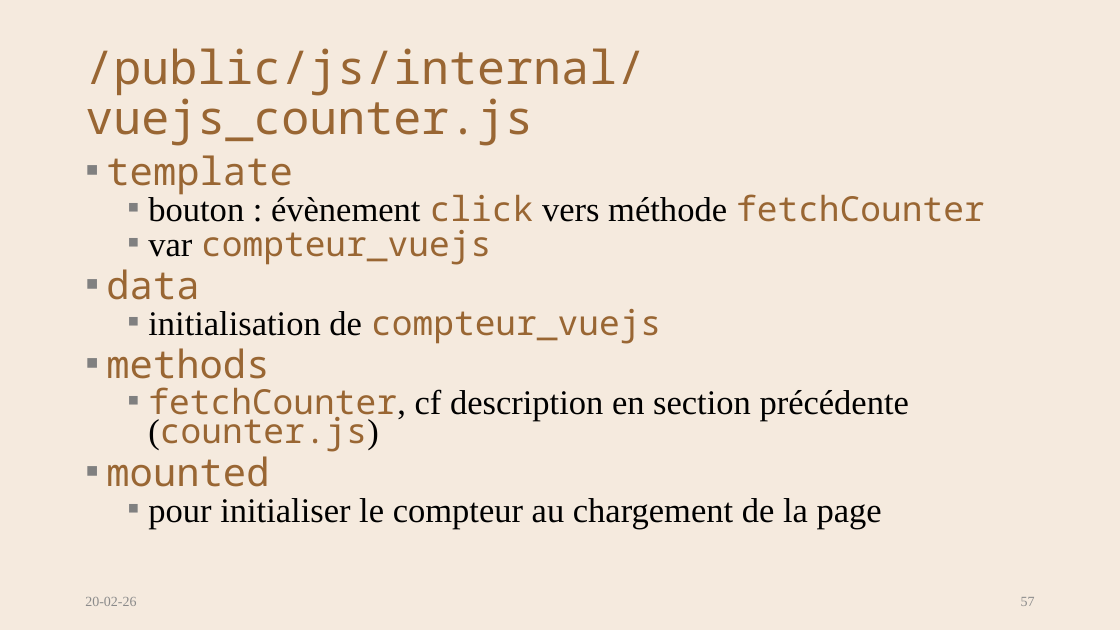
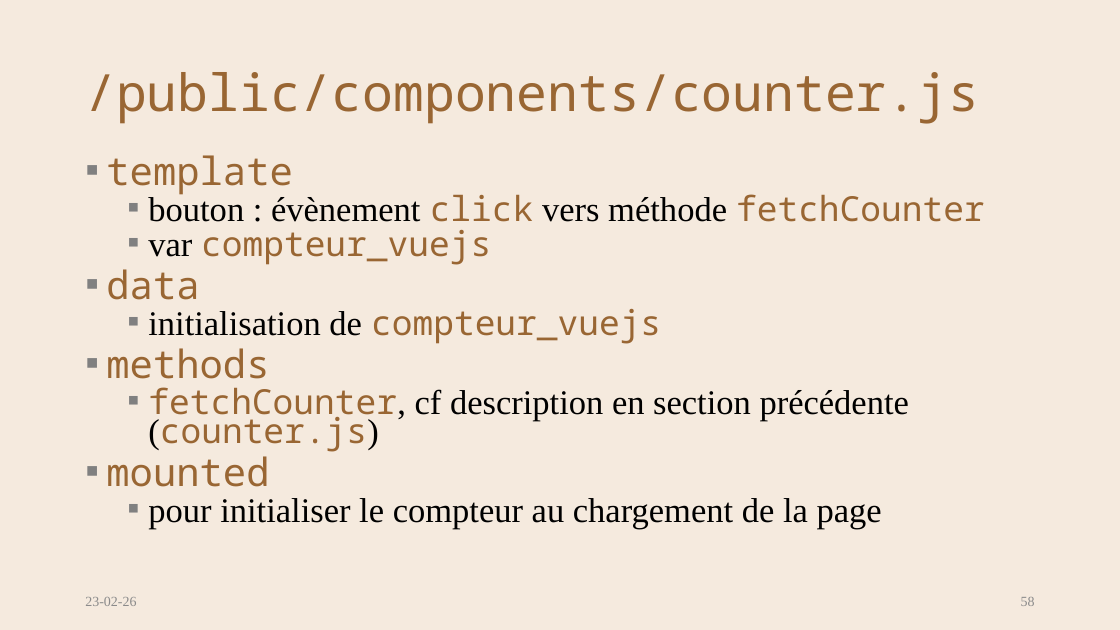
Before and after one commit to AlainWafflard/4IPW3, a slide deck: slide 58 of syllabus/27_requête_asynchrone/syllabus_27_async.pptx (slide 57 before the commit). Drawn at 1120x630 pixels with LibreOffice and Linux fonts; fonts in the diff are those of the drawing; background and template pictures are left out. Boxes give left, top, right and bottom in pixels: in the first picture for what was removed or moved away, otherwise in the second. Text is boxed around its words. In the diff, an @@ line names an element or a change of style, - is before the commit and + after.

```diff
--- a/syllabus/27_requête_asynchrone/syllabus_27_async.pptx
+++ b/syllabus/27_requête_asynchrone/syllabus_27_async.pptx
@@ title at (85,72,979,124): text changed; size 40 to 44 pt @@
-/public/js/internal/vuejs_counter.js
+/public/components/counter.js
@@ text at (85,597,136,606): text changed @@
-20-02-26
+23-02-26
@@ page number at (1021,597,1035,606): text changed @@
-57
+58
```
Also in this commit, not shown: 27 other slides changed, 1 slide added, 13 other files.
